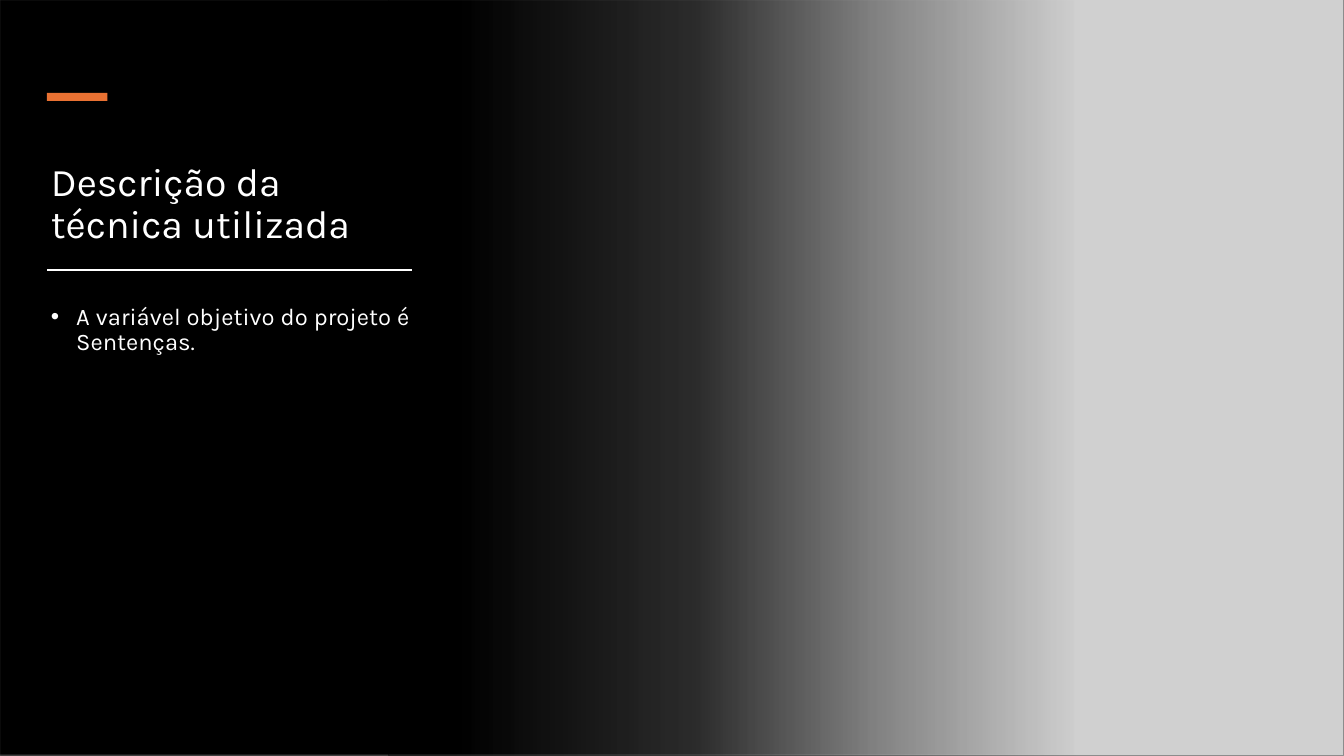
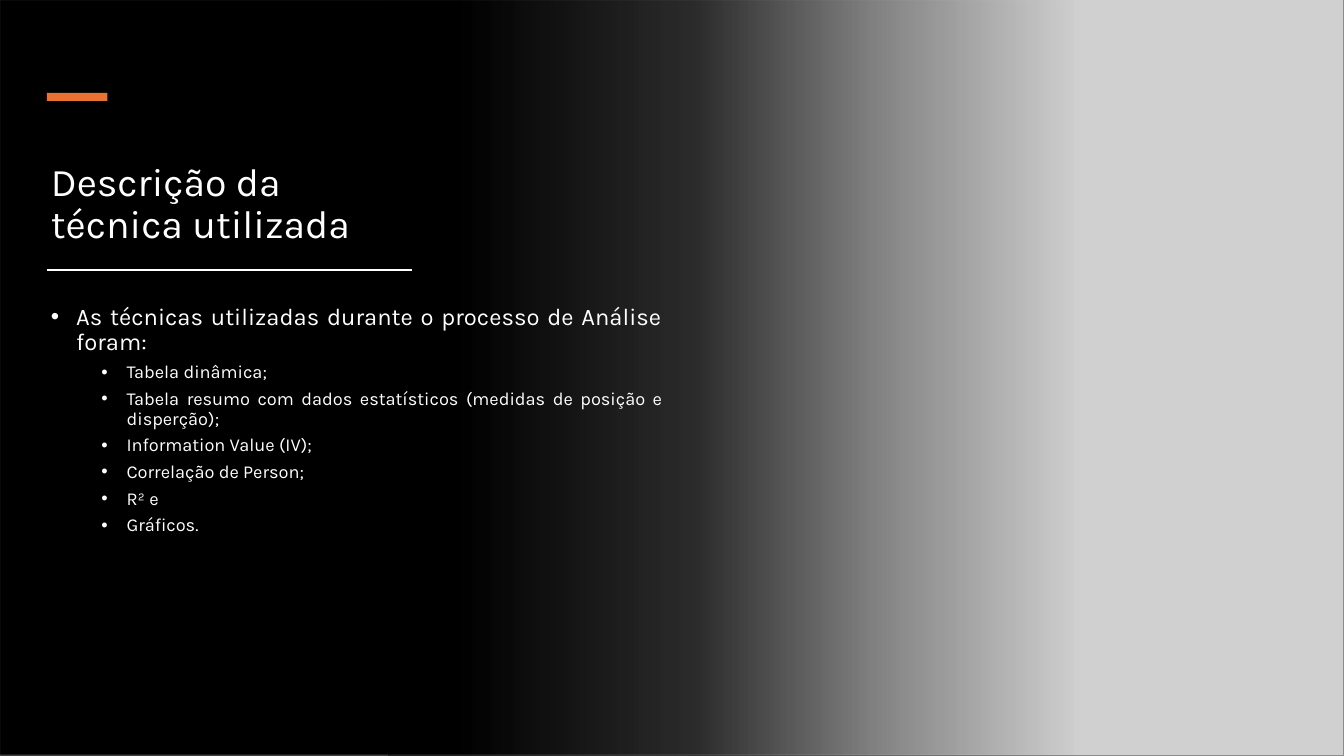
Before and after one commit to DeyvedAntonio/legal_analytics, a slide deck: slide 10 of 05_Documentacao/01_Power_point/Otimização de Custos de Ações Judiciais.pptx. Drawn at 1344x756 pixels with LibreOffice and Linux fonts; fonts in the diff are those of the drawing; grey boxes stand for pictures. Boxes give left, top, right and bottom in pixels: in the first picture for what was removed or moved away, otherwise in the second. Text is boxed around its words. In the diff, an @@ line names an element or a change of style, - is before the commit and + after.

```diff
--- a/05_Documentacao/01_Power_point/Otimização de Custos de Ações Judiciais.pptx
+++ b/05_Documentacao/01_Power_point/Otimização de Custos de Ações Judiciais.pptx
@@ text at bbox=[76, 307, 662, 532]: text changed; size 17 to 13 pt @@
-• A variável objetivo do projeto é Sentenças.
+• As técnicas utilizadas durante o processo de Análise foram:
+  • Tabela dinâmica;
+  • Tabela resumo com dados estatísticos (medidas de posição e disperção);
+  • Information Value (IV);
+  • Correlação de Person;
+  • R² e
+  • Gráficos.
```
Also in this commit, not shown: 2 other slides changed, 5 slides added, 1 slide removed.
